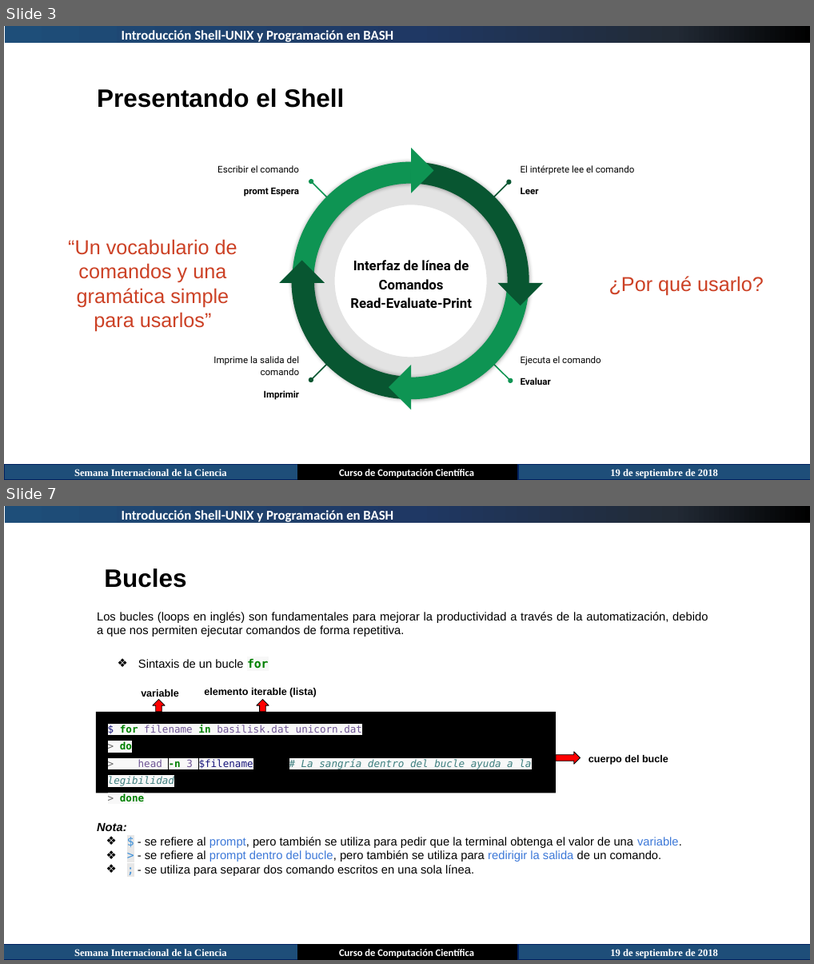
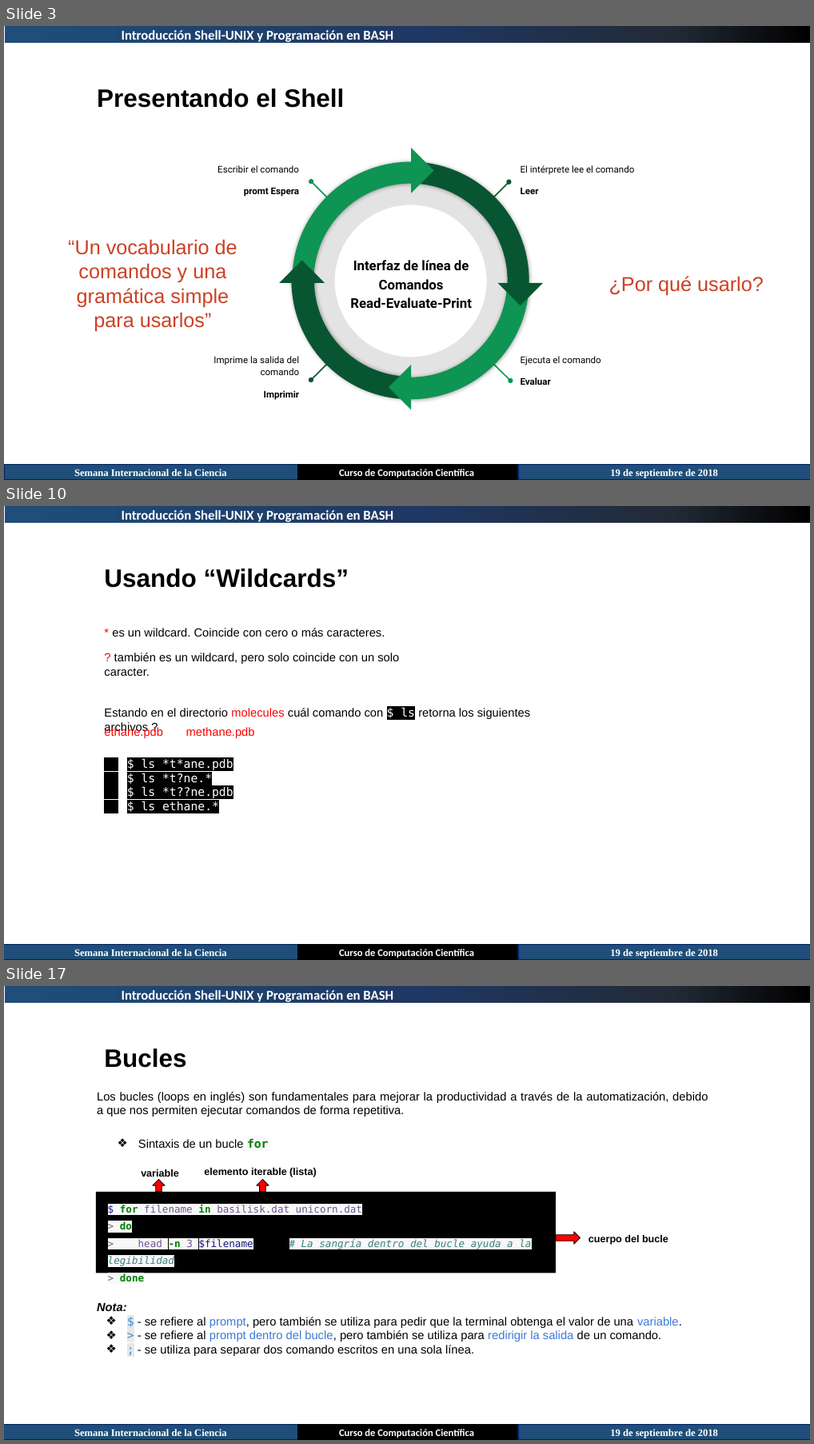
Before and after one commit to juan-pineda/Curso_computacion_cientifica, a slide deck: 03-Shell-Unix/Introducción Shell-UNIX.pptx. Shown one above the other, each under a label of ours: slides 3 and 7 before the commit, slides 3, 10 and 17 after it; the slides between them are not shown. The pictures are 814x964 and 814x1444 pixels, drawn with LibreOffice and Linux fonts; fonts in the diff are those of the drawing. Boxes give left, top, right and bottom in pixels: in the first picture for what was removed or moved away, otherwise in the second. Text is boxed around its words. In the diff, an @@ line names an element or a change of style, - is before the commit and + after.

Commit message:
actualizacion curso shell

```diff
--- a/03-Shell-Unix/Introducción Shell-UNIX.pptx
+++ b/03-Shell-Unix/Introducción Shell-UNIX.pptx
@@ slide 10 added at [4, 506, 810, 960], background #FFFFFF @@
@@ rectangle added at [5, 506, 810, 523], fill gradient #1E4E79 to #1F3864 to #222A35 to #000000 @@
@@ text added at [122, 510, 394, 524], 16 pt, text #FFFFFF, bold @@
+Introducción Shell-UNIX y Programación en BASH
@@ text added at [104, 568, 350, 588], 30 pt, text #000000, bold @@
+Usando “Wildcards”
@@ text added at [112, 628, 386, 636], 14 pt, text #000000 @@
+* es un wildcard. Coincide con cero o más caracteres.
@@ text added at [104, 652, 399, 676], 14 pt, text #000000 @@
+? también es un wildcard, pero solo coincide con un solo caracter.
@@ text added at [104, 707, 530, 733], 14 pt, text #000000 @@
+Estando en el directorio molecules cuál comando con $ ls retorna los siguientes archivos ?
@@ text added at [104, 726, 255, 738], 14 pt, text #FF0000 @@
+ethane.pdb methane.pdb
@@ text added at [142, 758, 234, 811], 14 pt, text #FFFFFF @@
+1. $ ls *t*ane.pdb
+2. $ ls *t?ne.*
+3. $ ls *t??ne.pdb
+4. $ ls ethane.*
@@ rectangle added at [4, 944, 298, 960], fill #1E4E79, outline #002060 1 pt, 12 pt, text #FFFFFF, bold @@
+Semana Internacional de la Ciencia
@@ rectangle added at [298, 944, 519, 960], fill #000000, outline #000000 1 pt, 12 pt, text #FFFFFF, bold @@
+Curso de Computación Científica
@@ rectangle added at [519, 944, 810, 960], fill #1E4E79, outline #002060 1 pt, 12 pt, text #FFFFFF, bold @@
+19 de septiembre de 2018
@@ what was slide 7 is now slide 17 @@
```
Also in this commit, not shown: 4 slides changed, 9 other slides added.
